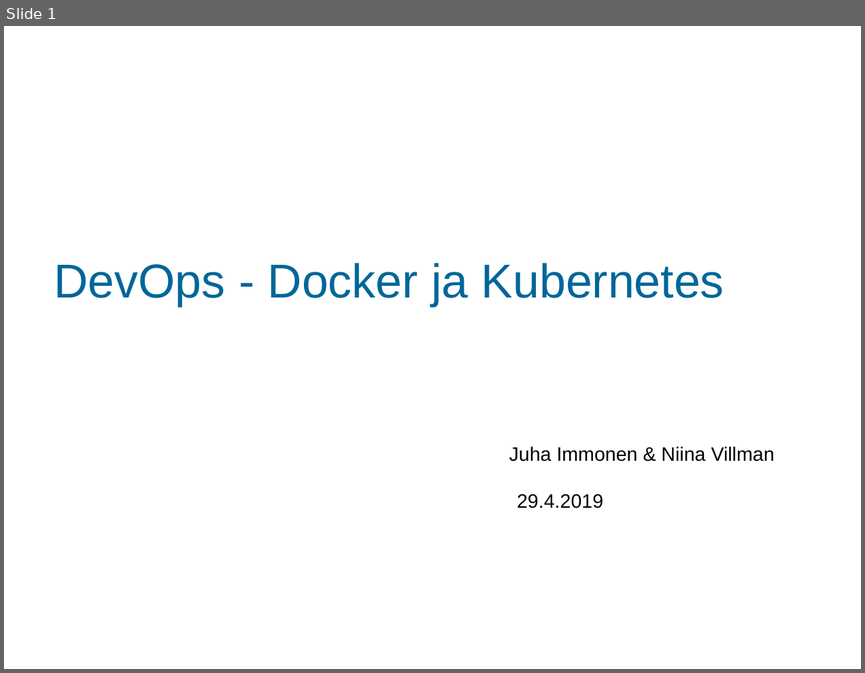
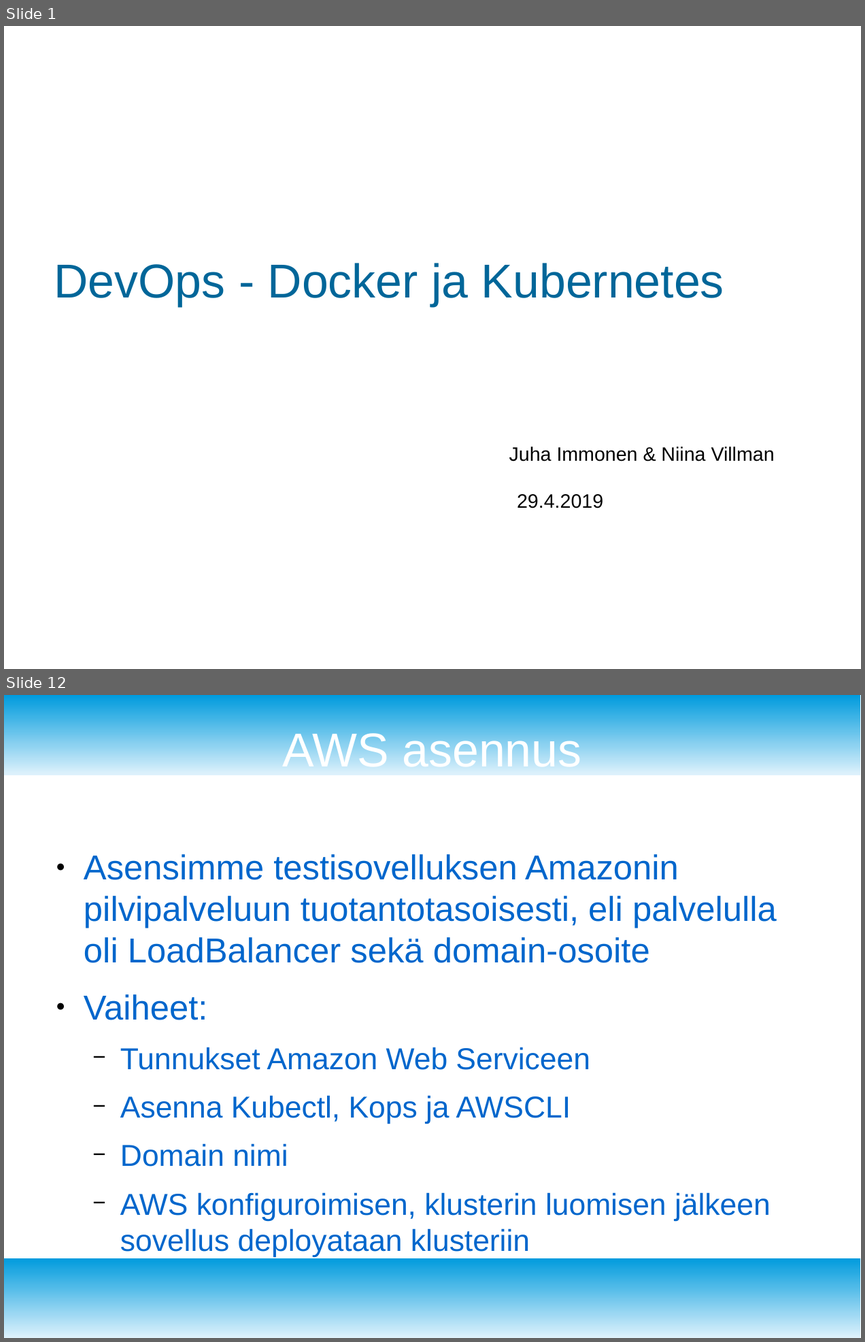
Before and after one commit to immonju1/pilvipalvelut, a slide deck: documents/pilvipalvelut_esitys_immonen_villman.odp. Shown one above the other, each under a label of ours: slide 1 before the commit, slides 1 and 12 after it; the slides between them are not shown. The pictures are 865x673 and 865x1342 pixels, drawn with LibreOffice and Linux fonts; fonts in the diff are those of the drawing; background and template pictures are left out. Boxes give left, top, right and bottom in pixels: in the first picture for what was removed or moved away, otherwise in the second. Text is boxed around its words. In the diff, an @@ line names an element or a change of style, - is before the commit and + after.

```diff
--- a/documents/pilvipalvelut_esitys_immonen_villman.odp
+++ b/documents/pilvipalvelut_esitys_immonen_villman.odp
@@ slide 12 added at [4,695,861,1338], background #FFFFFF @@
@@ rectangle added at [4,695,861,775], fill gradient #DFF2FC to #009BDD @@
@@ title added at [283,728,582,775], 44 pt, text #FFFFFF @@
+AWS asennus
@@ text added at [84,854,776,1221], 28 pt, text #0066CC @@
+● Asensimme testisovelluksen Amazonin pilvipalveluun tuotantotasoisesti, eli palvelulla oli LoadBalancer sekä domain-osoite
+● Vaiheet:
+  − Tunnukset Amazon Web Serviceen
+  − Asenna Kubectl, Kops ja AWSCLI
+  − Domain nimi
+  − AWS konfiguroimisen, klusterin luomisen jälkeen sovellus deployataan klusteriin
@@ rectangle added at [4,1258,861,1338], fill gradient #DFF2FC to #009BDD @@
```
Also in this commit, not shown: 2 slides changed, 9 other slides added, 6 slides removed.
